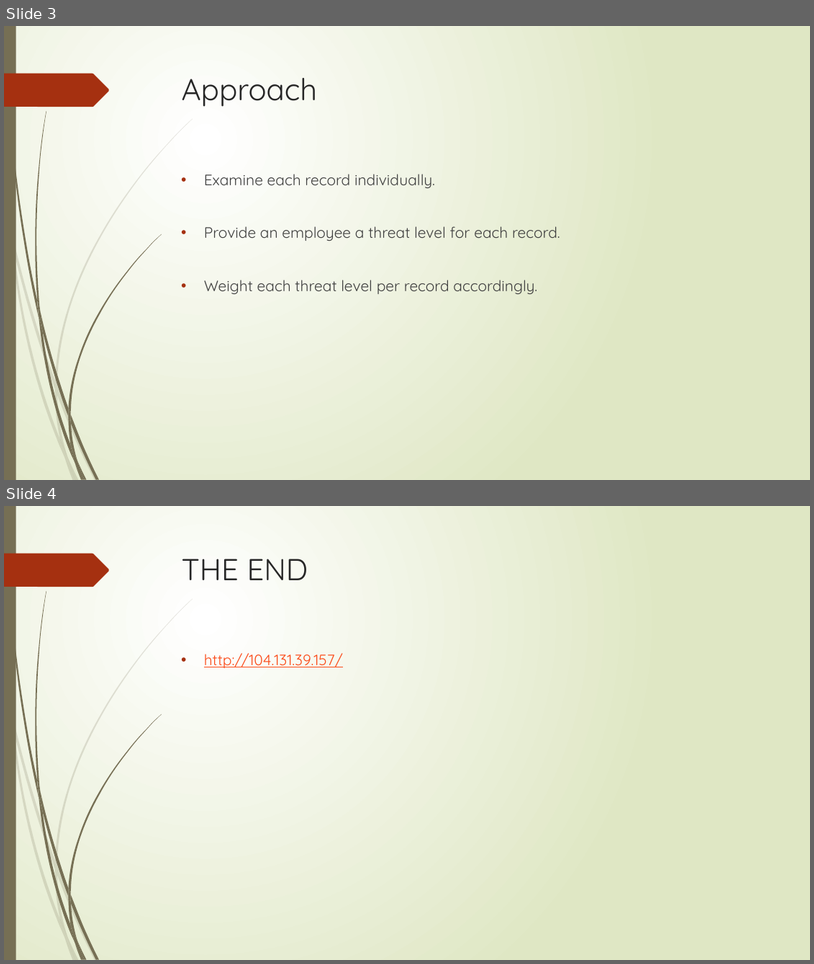
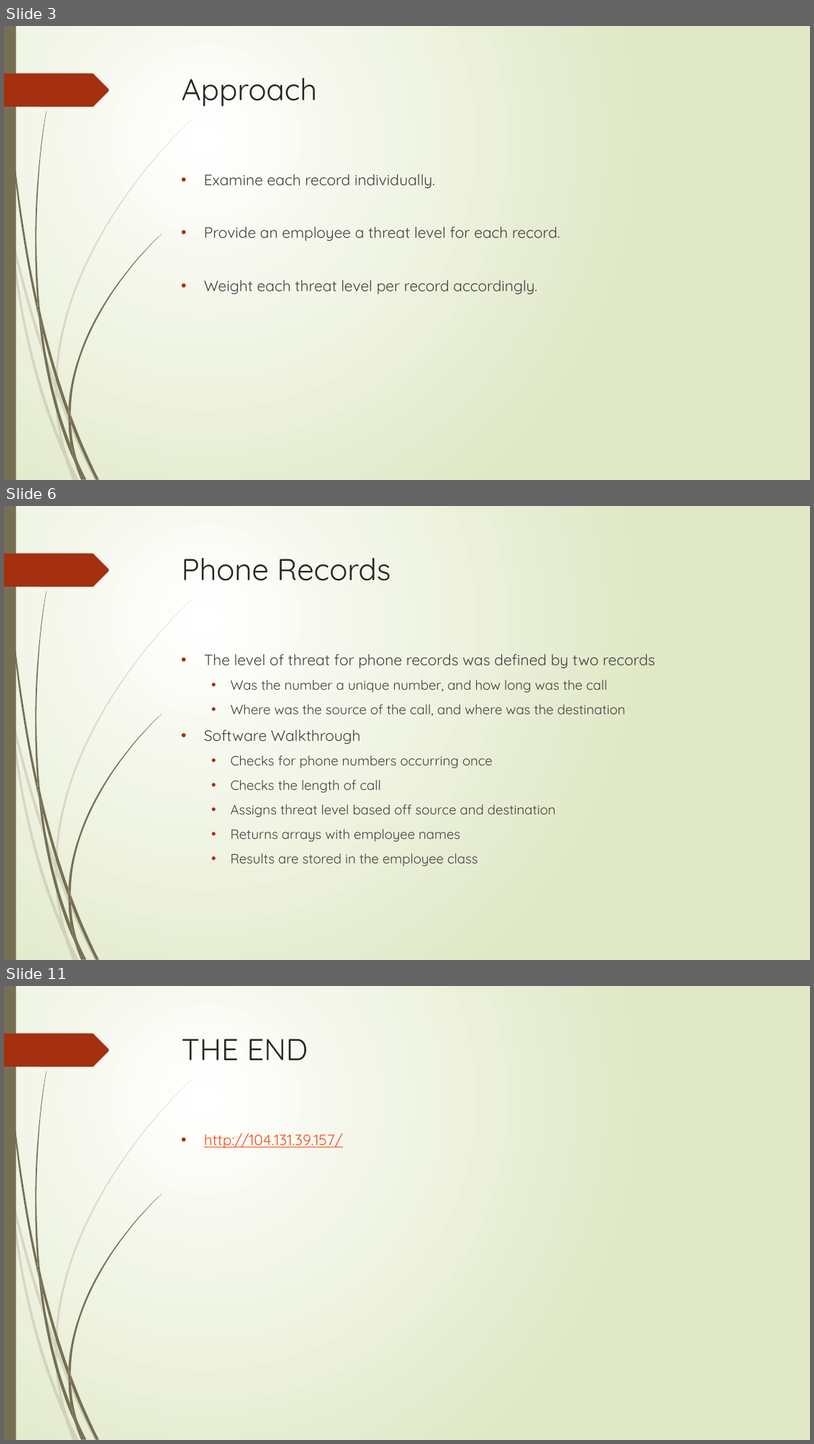
Before and after one commit to jschweizer36/Flyguys, a slide deck: Data Analytics Challenge Final PowerPoint.pptx. Shown one above the other, each under a label of ours: slides 3 and 4 before the commit, slides 3, 6 and 11 after it; the slides between them are not shown. The pictures are 814x964 and 814x1444 pixels, drawn with LibreOffice and Linux fonts; fonts in the diff are those of the drawing. Boxes give left, top, right and bottom in pixels: in the first picture for what was removed or moved away, otherwise in the second. Text is boxed around its words. In the diff, an @@ line names an element or a change of style, - is before the commit and + after.

```diff
--- a/Data Analytics Challenge Final PowerPoint.pptx
+++ b/Data Analytics Challenge Final PowerPoint.pptx
@@ slide 6 added at (4, 506, 810, 960), background gradient #FFFFFF to #DFE8C4; not listed: 24 template elements that a slide beside it also shows @@
@@ title added at (182, 558, 391, 581), 36 pt, text #262626 @@
+Phone Records
@@ text added at (204, 654, 656, 866), 16 pt, text #404040 @@
+• The level of threat for phone records was defined by two records
+  • Was the number a unique number, and how long was the call
+  • Where was the source of the call, and where was the destination
+• Software Walkthrough
+  • Checks for phone numbers occurring once
+  • Checks the length of call
+  • Assigns threat level based off source and destination
+  • Returns arrays with employee names
+  • Results are stored in the employee class
@@ what was slide 4 is now slide 11 @@
```
Also in this commit, not shown: 1 slide changed, 6 other slides added.
